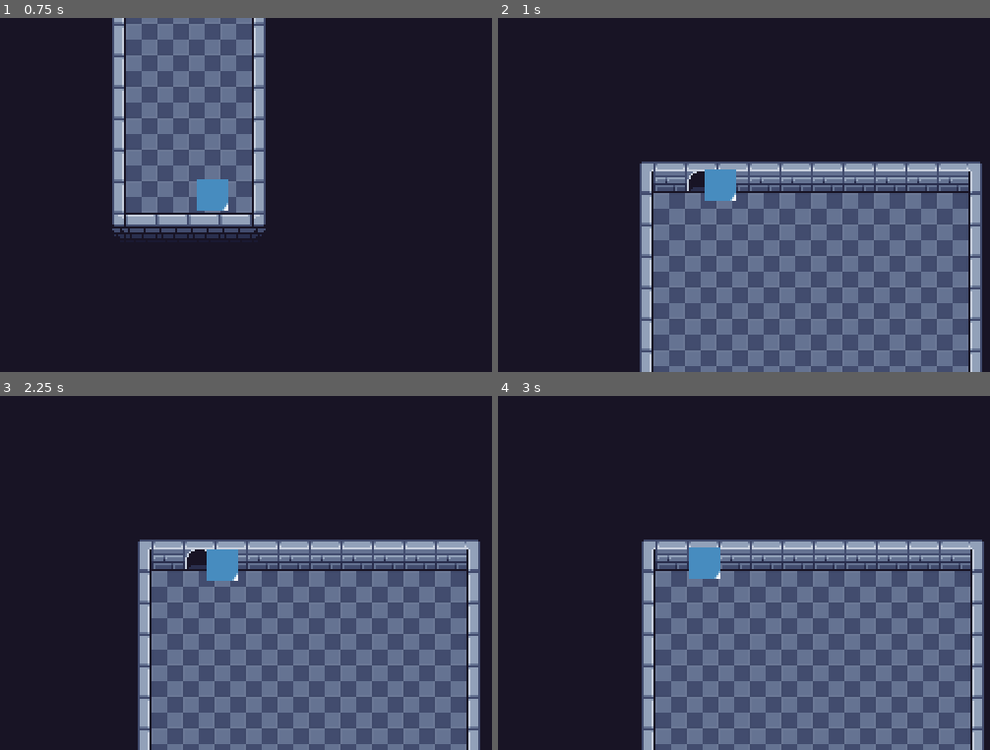
Above: before the commit, frames 1-4 (two rows, left to right).
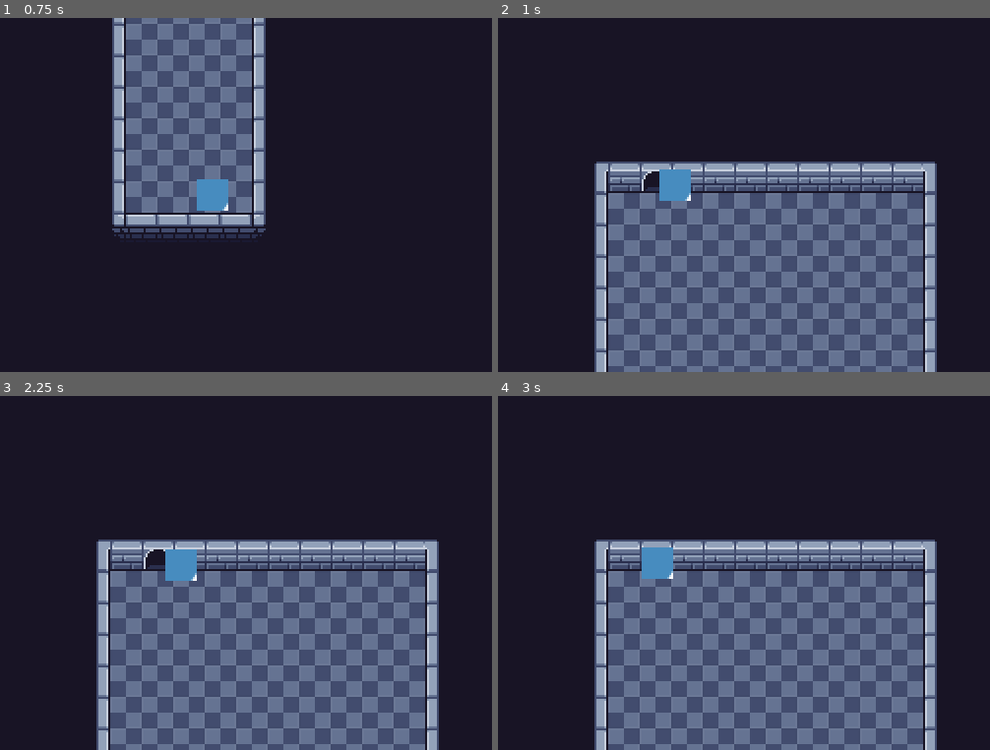
Above: after the commit, the same moments.

Repository: Renan-G-projec/Phantoem
Game: Godot game, scene res://levels/train_station/game_spawn_hallway.tscn
Same seed, same stepped clock (60 frames per second), same inputs: the game is played once before the commit and once after it. The project has no main scene, so this scene is started directly. The engine's default icon, where the game draws it, is replaced by a stand-in: a white triangle on a blue panel in a dark square.
Inputs (mouse positions are in pixels of both pictures, inside the frame that each line leads up to):
- Up to frame 1 (0.75 s): tap Enter at 0.5 s; move the mouse to (329, 177) at 0.52 s; hold D (walk_right) from 0.53 s (still down); tap Q (drop_item) at 0.6 s; click (329, 177) at 0.67 s
- Up to frame 2 (1 s): keep holding D (walk_right); right-click (827, 177) at 0.8 s
- Up to frame 3 (2.25 s): move the mouse to (63, 590) at 1.27 s; release D (walk_right) at 1.28 s; hold S (walk_down) 1.28-2.03 s; right-click (63, 590) at 1.35 s; tap Q (drop_item) at 1.55, 2.1 s; tap Space at 2 s; move the mouse to (255, 495) at 2.02 s; hold D (walk_right) from 2.03 s (still down)
- Up to frame 4 (3 s): right-click (753, 495) at 2.3 s; move the mouse to (655, 643) at 2.77 s; release D (walk_right) at 2.78 s; hold W (walk_up) from 2.78 s (still down); right-click (655, 643) at 2.85 s; click (655, 643) at 2.92 s

Frame 1 is identical in both runs. In frame 2, 39% of the frame differs, in the area x 19-99%, y 40-100%; in frame 3, 31%; in frame 4, 43%.

Commit message:
feat: Item changing logic implemented. AMDG

Diff:
--- a/core/game_manager.gd
+++ b/core/game_manager.gd
@@ -39,74 +39,65 @@
 var item_state: Dictionary = {
 	"wrench": {
 		"current_room": null,
-		"scene": null,
 		"is_picked": false,
 		"position": null
 	},
 	"antenna": {
 		"current_room": null,
-		"scene": null,
 		"is_picked": false,
 		"position": null
 	},
 	"boiler_room_card": {
 		"current_room": null,
-		"scene": null,
 		"is_picked": false,
 		"position": null
 	},
 	"tnt": {
 		"current_room": null,
-		"scene": null,
 		"is_picked": false,
 		"position": null
 	},
 	"wheel": {
 		"current_room": null,
-		"scene": null,
 		"is_picked": false,
 		"position": null
 	},
 	"deposit_key": {
 		"current_room": null,
-		"scene": null,
 		"is_picked": false,
 		"position": null
 	},
 	"boiler_room_fuel": {
 		"current_room": null,
-		"scene": null,
 		"is_picked": false,
 		"position": null
 	},
 	"train_fuel": {
 		"current_room": null,
-		"scene": null,
 		"is_picked": false,
 		"position": null
 	},
 	"train_lever": {
 		"current_room": null,
-		"scene": null,
 		"is_picked": false,
 		"position": null
 	},
 	"boiler_room_gear": {
 		"current_room": null,
-		"scene": null,
 		"is_picked": false,
 		"position": null
 	},
 	"crt_fuse": {
 		"current_room": null,
-		"scene": null,
 		"is_picked": false,
 		"position": null
 	},
 	"boiler_room_lever": {
 		"current_room": null,
-		"scene": null,
 		"is_picked": false,
 		"position": null
 	},
 }
+
+@export_enum("none", "wrench", "antenna", "boiler_room_card", "tnt", "wheel", "deposit_key", "boiler_room_fuel", "train_fuel", "train_lever", "boiler_room_gear", "crt_fuse", "boiler_room_lever")\
+	var current_item: String = "none"
--- a/core/scene_manager.gd
+++ b/core/scene_manager.gd
@@ -2,14 +2,22 @@
 ## Autoload: SceneManager
 extends Node
 
-var current_room: Node2D
+var current_room: Node
 var target_door_id: int = -1
+var is_on_main: bool
 
 const MAIN_UID = 'uid://b48l1u6if8ivk'
-var is_on_main: bool
+const ITEM_SCENE = "uid://cae8mefce8136"
+
+var _item_scene: PackedScene = preload(ITEM_SCENE)
 
 func _ready() -> void:
 	is_on_main = ResourceLoader.get_resource_uid(get_tree().current_scene.scene_file_path) == ResourceUID.text_to_id(MAIN_UID)
+
+	current_room = get_tree().current_scene
+
+	if is_on_main:
+		pass
 
 # This function goes to the room. Fails if the target room has not a door to it
 func go_to_room(room: String, door_id: int) -> void:
@@ -18,3 +26,13 @@
 		pass
 	else:
 		get_tree().change_scene_to_file(room)
+		await get_tree().scene_changed
+		current_room = get_tree().current_scene
+
+func instantiate_item(global_position: Vector2, item_type: String):
+	Utils.print("Instantiated item %s at %v" % [item_type, global_position])
+	var item: Item = _item_scene.instantiate()
+	current_room.add_child(item)
+
+	item.global_position = global_position
+	item.id = item_type
--- a/entities/player/player.gd
+++ b/entities/player/player.gd
@@ -23,6 +23,12 @@
 		state = State.IDLE
 		velocity = Vector2.ZERO
 
+	if Input.is_action_just_pressed("drop_item") && GameManager.current_item != "none":
+		var front: Vector2 = global_position + Vector2(direction * 8)
+
+		SceneManager.instantiate_item(front, GameManager.current_item)
+		GameManager.current_item = "none"
+
 	move_and_slide()
 
 func _update_input() -> bool:
--- /dev/null
+++ b/environment/item.gd
@@ -0,0 +1,31 @@
+# Ad Maiorem Dei Gloriam!
+class_name Item
+extends Sprite2D
+
+@export_enum("wrench", "antenna", "boiler_room_card", "tnt", "wheel", "deposit_key", "boiler_room_fuel", "train_fuel", "train_lever", "boiler_room_gear", "crt_fuse", "boiler_room_lever")\
+	var id: String
+
+var _player_is_on_area: bool = false
+
+func _pick_item() -> void:
+	if GameManager.current_item != "none": return
+	GameManager.current_item = id
+
+	GameManager.item_state[id]["current_room"] = null
+	GameManager.item_state[id]["is_picked"] = true
+
+	Utils.print("Colected item %s" % id)
+	queue_free()
+
+func _physics_process(delta: float) -> void:
+	if Input.is_action_just_pressed("interact") && _player_is_on_area:
+		_pick_item()
+
+func _on_collectable_area_body_entered(body: Node2D) -> void:
+	if body is Player:
+		_player_is_on_area = true
+
+
+func _on_collectable_area_body_exited(body: Node2D) -> void:
+	if body is Player:
+		_player_is_on_area = false
--- /dev/null
+++ b/environment/item.tscn
@@ -0,0 +1,21 @@
+[gd_scene format=3 uid="uid://cae8mefce8136"]
+
+[ext_resource type="Script" uid="uid://6hrhjhxq564" path="res://environment/item.gd" id="1_5pwy4"]
+
+[sub_resource type="PlaceholderTexture2D" id="PlaceholderTexture2D_kdpyk"]
+size = Vector2(8, 8)
+
+[sub_resource type="CircleShape2D" id="CircleShape2D_4ph7h"]
+radius = 7.071068
+
+[node name="Item" type="Sprite2D" unique_id=1752682052]
+texture = SubResource("PlaceholderTexture2D_kdpyk")
+script = ExtResource("1_5pwy4")
+
+[node name="CollectableArea" type="Area2D" parent="." unique_id=1844247106]
+
+[node name="CollisionShape2D" type="CollisionShape2D" parent="CollectableArea" unique_id=724109021]
+shape = SubResource("CircleShape2D_4ph7h")
+
+[connection signal="body_entered" from="CollectableArea" to="." method="_on_collectable_area_body_entered"]
+[connection signal="body_exited" from="CollectableArea" to="." method="_on_collectable_area_body_exited"]
--- /dev/null
+++ b/etc/utils.gd
@@ -0,0 +1,8 @@
+# Ad Maiorem Dei Gloriam!
+class_name Utils
+extends Node
+
+# Prints only on the editor build
+static func print(args: String) -> void:
+	if OS.has_feature("editor"):
+		print("DEBUG: ", args)
--- a/levels/door.gd
+++ b/levels/door.gd
@@ -6,6 +6,18 @@
 @export_file("*.tscn") var target_room_scene: String = "res://levels/train_station/game_spawn.tscn"
 @export var target_door_id: int = 0
 
+var _player_is_on_area: bool = false
+
 func _physics_process(delta: float) -> void:
-	if Input.is_action_just_pressed("interact"):
+	if Input.is_action_just_pressed("interact") && _player_is_on_area:
 		SceneManager.go_to_room(target_room_scene, target_door_id)
+		Utils.print("Going to room: %s" % target_room_scene)
+
+func _on_body_entered(body: Node2D) -> void:
+	if body is Player:
+		_player_is_on_area = true
+
+
+func _on_body_exited(body: Node2D) -> void:
+	if body is Player:
+		_player_is_on_area = false
--- a/levels/door.tscn
+++ b/levels/door.tscn
@@ -20,3 +20,6 @@
 [node name="CollisionShape2D" type="CollisionShape2D" parent="." unique_id=4416238]
 z_index = 1
 shape = SubResource("RectangleShape2D_d1p6d")
+
+[connection signal="body_entered" from="." to="." method="_on_body_entered"]
+[connection signal="body_exited" from="." to="." method="_on_body_exited"]
--- a/levels/train_station/game_spawn.tscn
+++ b/levels/train_station/game_spawn.tscn
@@ -3,6 +3,7 @@
 [ext_resource type="Script" uid="uid://baj7q2ngdh3mg" path="res://levels/room_base.gd" id="1_pni84"]
 [ext_resource type="TileSet" uid="uid://beok2i2e1ttpl" path="res://visuals/tilesets/game_tileset.tres" id="2_efpge"]
 [ext_resource type="PackedScene" uid="uid://b3uq381fx7hr8" path="res://entities/player/player.tscn" id="2_otttf"]
+[ext_resource type="PackedScene" uid="uid://cae8mefce8136" path="res://environment/item.tscn" id="3_dkomq"]
 [ext_resource type="PackedScene" uid="uid://bxq5evpjvun5a" path="res://levels/door.tscn" id="4_xu1hq"]
 
 [node name="GameSpawn" type="Node2D" unique_id=1660232672]
@@ -19,8 +20,12 @@
 tile_set = ExtResource("2_efpge")
 collision_enabled = false
 
+[node name="Item" parent="." unique_id=1752682052 instance=ExtResource("3_dkomq")]
+position = Vector2(17, 104)
+id = "wrench"
+
 [node name="Player" parent="." unique_id=2095323984 instance=ExtResource("2_otttf")]
-position = Vector2(17, 104)
+position = Vector2(47, 92)
 
 [node name="Door" parent="." unique_id=13133841 instance=ExtResource("4_xu1hq")]
 position = Vector2(25, -8)
--- a/levels/train_station/game_spawn_hallway.tscn
+++ b/levels/train_station/game_spawn_hallway.tscn
@@ -21,7 +21,11 @@
 
 [node name="Player" parent="." unique_id=2095323984 instance=ExtResource("2_83hlu")]
 position = Vector2(1, 263)
+speed = 55.0
 
 [node name="Door" parent="." unique_id=13133841 instance=ExtResource("3_wdbde")]
 visible = false
 position = Vector2(-8, 280)
+id = null
+target_room_scene = null
+target_door_id = null
Not shown, added: environment/item.gd.uid
Not shown, added: etc/utils.gd.uid
